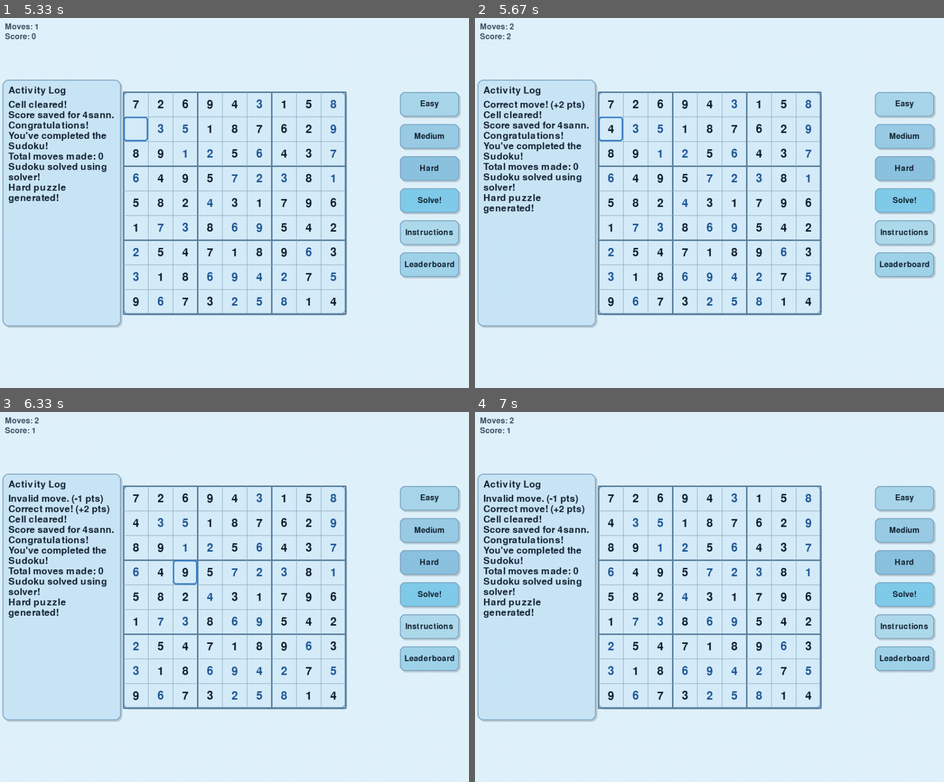
Above: before the commit, frames 1-4 (two rows, left to right).
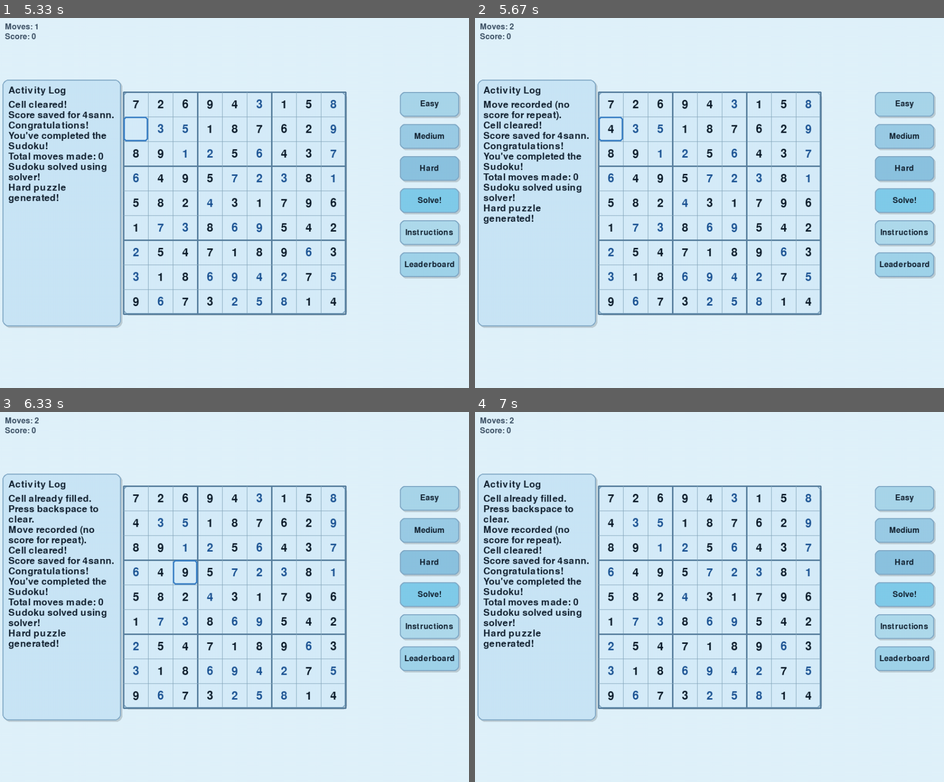
Above: after the commit, the same moments.

Repository: niko78900/pygame-sudoku
Game: pygame game, started from Python_Sudoku.py
The game is run twice, just before and just after one commit, with the same random seed, the same clock (stepped at 60 frames per second) and the same inputs.
Inputs (mouse positions are in pixels of both pictures, inside the frame that each line leads up to):
- Up to frame 1 (5.33 s): click "Medium" at 0.38 s; click "Easy" at 0.72 s; click "Easy" at 1.05 s; click (290, 236) at 1.38 s; tap 0 at 1.67, 5.17 s; click (211, 299) at 2.05 s; click "Hard" at 2.38 s; click (168, 125) at 2.72 s; click "Solve!" at 3.05 s; tap Enter at 3.33, 4.67 s; tap 4 at 3.67 s; tap S at 4 s; type "ann" at 4.33 s; click (131, 136) at 4.88 s
- Up to frame 2 (5.67 s): tap 4 at 5.5 s
- Up to frame 3 (6.33 s): tap 1 at 5.83 s; click (187, 582) at 6.22 s
- Up to frame 4 (7 s): click (596, 500) at 6.55 s

Frame 1 is identical in both runs. In frame 2, 2.5% of the frame differs, in the area x 1-25%, y 4-56%; in frame 3, 3.0%, in the area x 1-25%, y 4-65%; in frame 4, 3.0%.

Commit message:
Fixed the free‑points exploit by freezing filled cells until cleared, and blocking score gains when re‑entering the same cleared value.

Diff:
--- a/main.py
+++ b/main.py
@@ -34,6 +34,7 @@
     move_count = 0
     placement_count = 0
     score = 0
+    last_cleared_values = {}
     console_messages = []
     win_condition = False
 
@@ -64,6 +65,7 @@
                     move_count = 0
                     placement_count = 0
                     score = 0
+                    last_cleared_values.clear()
                     selected_cell = None
                 elif buttons["medium"].collidepoint(mouse_pos):
                     console_messages.clear()
@@ -75,6 +77,7 @@
                     move_count = 0
                     placement_count = 0
                     score = 0
+                    last_cleared_values.clear()
                     selected_cell = None
                 elif buttons["hard"].collidepoint(mouse_pos):
                     console_messages.clear()
@@ -86,6 +89,7 @@
                     move_count = 0
                     placement_count = 0
                     score = 0
+                    last_cleared_values.clear()
                     selected_cell = None
                 elif buttons["solve"].collidepoint(mouse_pos):
                     if board.solve():
@@ -120,23 +124,35 @@
                     value = event.key - pygame.K_0
                     if board.is_given(row, col):
                         ui.log_message(console_messages, "Cell is locked.")
+                    elif board.get_value(row, col) != 0:
+                        ui.log_message(
+                            console_messages,
+                            "Cell already filled. Press backspace to clear.",
+                        )
                     elif board.make_move(row, col, value):
                         move_count += 1
                         if board.has_solution():
-                            placement_count += 1
-                            is_correct = board.get_solution_value(row, col) == value
-                            delta = score_delta(placement_count, is_correct)
-                            score += delta
-                            if is_correct:
+                            repeat_value = last_cleared_values.get((row, col)) == value
+                            if repeat_value:
                                 ui.log_message(
                                     console_messages,
-                                    f"Correct move! ({delta:+d} pts)",
+                                    "Move recorded (no score for repeat).",
                                 )
                             else:
-                                ui.log_message(
-                                    console_messages,
-                                    f"Incorrect move. ({delta:+d} pts)",
-                                )
+                                placement_count += 1
+                                is_correct = board.get_solution_value(row, col) == value
+                                delta = score_delta(placement_count, is_correct)
+                                score += delta
+                                if is_correct:
+                                    ui.log_message(
+                                        console_messages,
+                                        f"Correct move! ({delta:+d} pts)",
+                                    )
+                                else:
+                                    ui.log_message(
+                                        console_messages,
+                                        f"Incorrect move. ({delta:+d} pts)",
+                                    )
                         else:
                             ui.log_message(console_messages, "Move successful!")
                     else:
@@ -153,8 +169,11 @@
 
                 if selected_cell and event.key in [pygame.K_BACKSPACE, pygame.K_0]:
                     row, col = selected_cell
+                    previous_value = board.get_value(row, col)
                     if board.clear_value(row, col):
                         move_count += 1
+                        if previous_value != 0:
+                            last_cleared_values[(row, col)] = previous_value
                         ui.log_message(console_messages, "Cell cleared!")
                     else:
                         ui.log_message(console_messages, "Cell is locked.")
